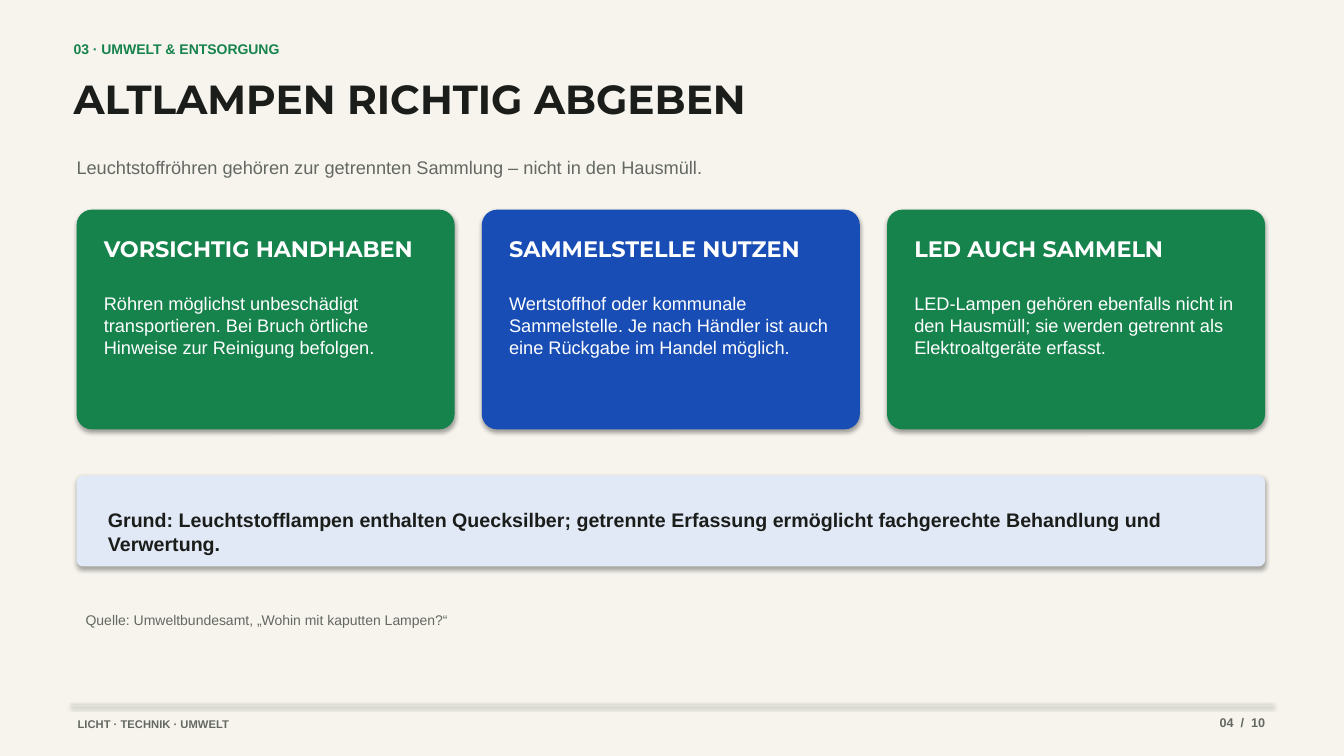
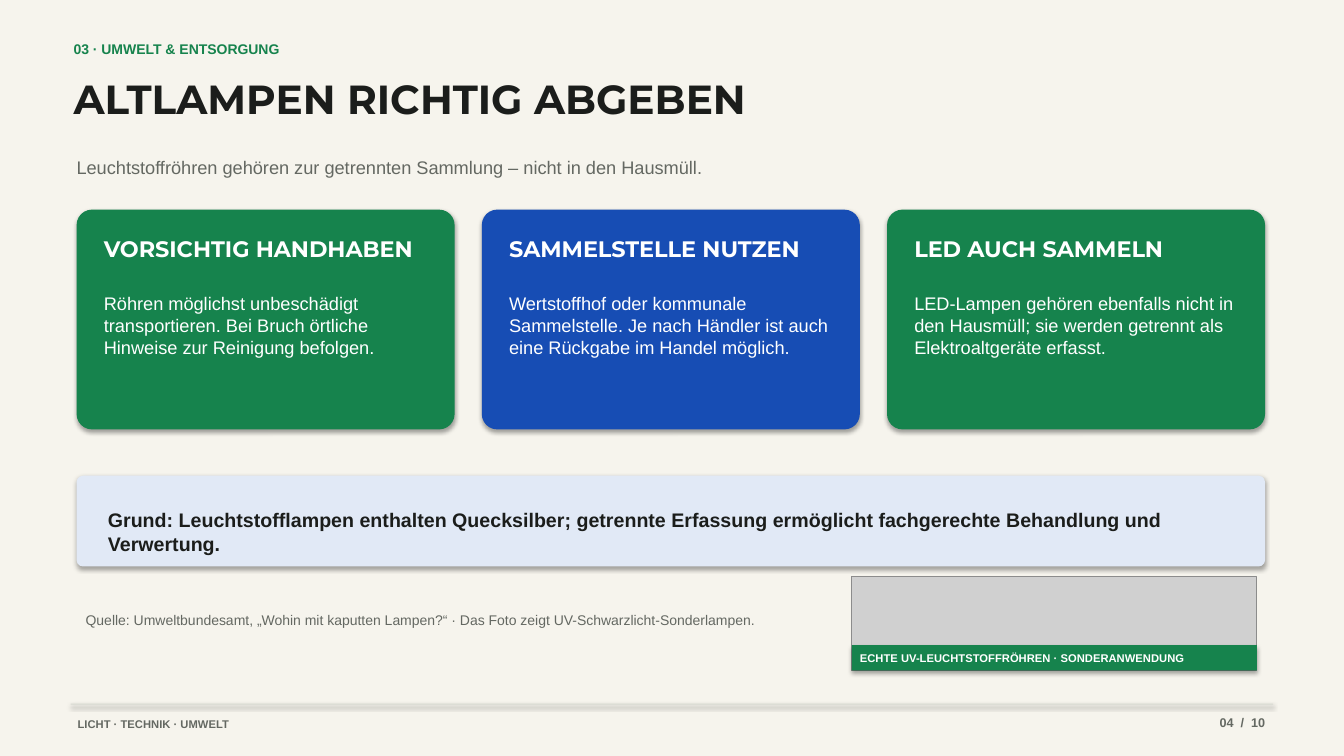
Before and after one commit to tom948899-jpg/Eulen-AGI-v1, a slide deck: slide 4 of leuchtstofflampen-praesentation.pptx. Drawn at 1344x756 pixels with LibreOffice and Linux fonts; fonts in the diff are those of the drawing; grey boxes stand for pictures. Boxes give left, top, right and bottom in pixels: in the first picture for what was removed or moved away, otherwise in the second. Text is boxed around its words. In the diff, an @@ line names an element or a change of style, - is before the commit and + after.

```diff
--- a/leuchtstofflampen-praesentation.pptx
+++ b/leuchtstofflampen-praesentation.pptx
@@ picture added at box(852, 577, 1257, 670) @@
@@ text at box(86, 615, 755, 628): text changed @@
-Quelle: Umweltbundesamt, „Wohin mit kaputten Lampen?“
+Quelle: Umweltbundesamt, „Wohin mit kaputten Lampen?“ · Das Foto zeigt UV-Schwarzlicht-Sonderlampen.
@@ rectangle added at box(852, 645, 1257, 670), fill #16834D, 8 pt, text #FFFFFF, bold @@
+ECHTE UV-LEUCHTSTOFFRÖHREN · SONDERANWENDUNG
```
Also in this commit, not shown: 4 other slides changed.
